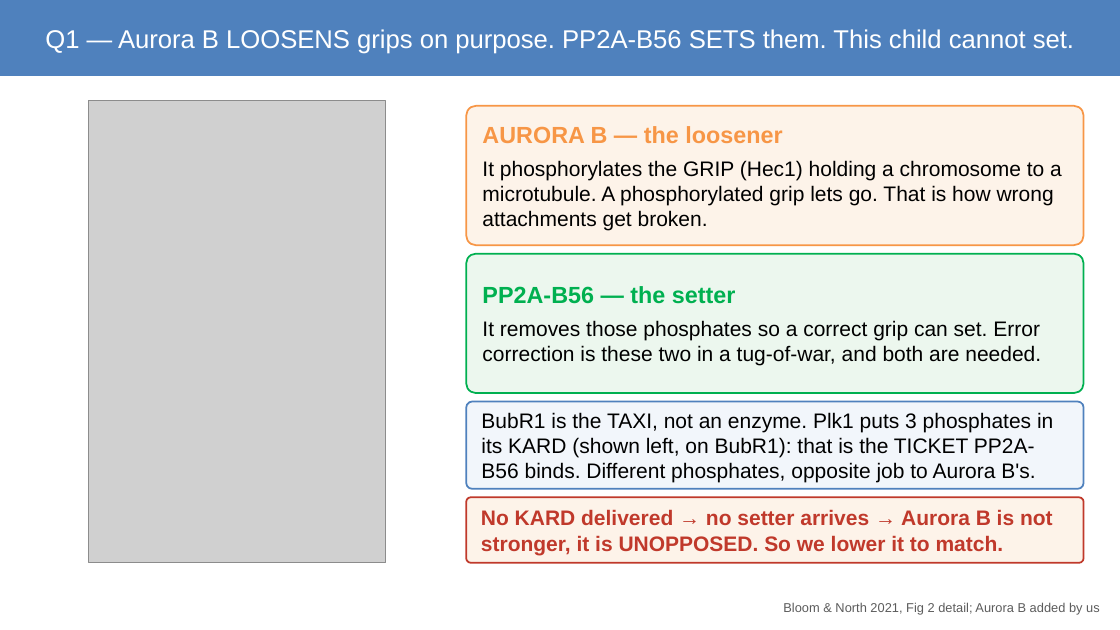
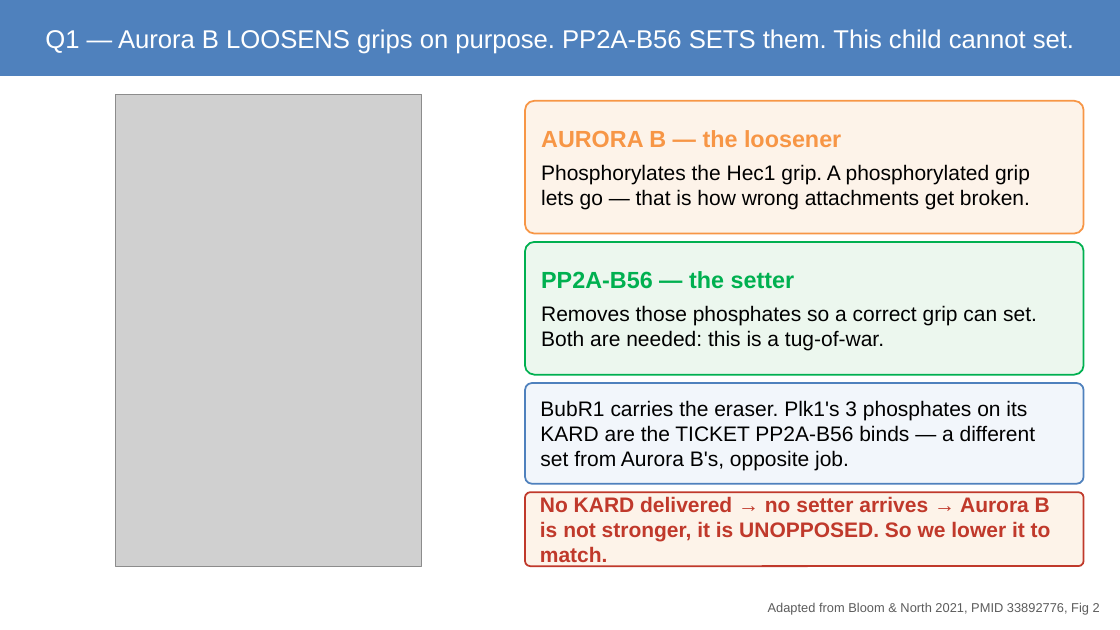
Before and after one commit to asheus/mva-track2-2026, a slide deck: slide 6 of docs/mva/MVA-Track2.pptx. Drawn at 1120x630 pixels with LibreOffice and Linux fonts; fonts in the diff are those of the drawing; grey boxes stand for pictures. Boxes give left, top, right and bottom in pixels: in the first picture for what was removed or moved away, otherwise in the second. Text is boxed around its words. In the diff, an @@ line names an element or a change of style, - is before the commit and + after.

Commit message:
Deck: label Hec1 and the grip on the mechanism slide

```diff
--- a/docs/mva/MVA-Track2.pptx
+++ b/docs/mva/MVA-Track2.pptx
@@ picture: place and size @@
-picture at [89,101,386,563]
+picture at [116,94,422,566]
@@ rounded rectangle "AURORA B — the loosener": place and size @@
-rounded rectangle "AURORA B — the loosener" at [466,106,1084,245]
+rounded rectangle "AURORA B — the loosener" at [525,101,1084,234]
@@ text in rounded rectangle at [541,164,1030,210]: text changed @@
-It phosphorylates the GRIP (Hec1) holding a chromosome to a microtubule. A phosphorylated grip lets go. That is how wrong attachments get broken.
+Phosphorylates the Hec1 grip. A phosphorylated grip lets go — that is how wrong attachments get broken.
@@ rounded rectangle "PP2A-B56 — the setter": place and size @@
-rounded rectangle "PP2A-B56 — the setter" at [466,254,1084,393]
+rounded rectangle "PP2A-B56 — the setter" at [525,242,1084,375]
@@ text in rounded rectangle at [541,305,1037,351]: text changed @@
-It removes those phosphates so a correct grip can set. Error correction is these two in a tug-of-war, and both are needed.
+Removes those phosphates so a correct grip can set. Both are needed: this is a tug-of-war.
@@ rounded rectangle "BubR1 carries the eraser. Plk1's ...": place and size @@
-rounded rectangle "BubR1 carries the eraser. Plk1's ..." at [466,402,1084,489]
+rounded rectangle "BubR1 carries the eraser. Plk1's ..." at [525,383,1084,484]
@@ text in rounded rectangle at [540,400,1035,471]: text changed @@
-BubR1 is the TAXI, not an enzyme. Plk1 puts 3 phosphates in its KARD (shown left, on BubR1): that is the TICKET PP2A-B56 binds. Different phosphates, opposite job to Aurora B's.
+BubR1 carries the eraser. Plk1's 3 phosphates on its KARD are the TICKET PP2A-B56 binds — a different set from Aurora B's, opposite job.
@@ rounded rectangle "No KARD delivered → no ...": place and size @@
-rounded rectangle "No KARD delivered → no ..." at [466,497,1084,563]
+rounded rectangle "No KARD delivered → no ..." at [525,492,1084,566]
@@ text at [768,602,1100,614]: text changed @@
-Bloom & North 2021, Fig 2 detail; Aurora B added by us
+Adapted from Bloom & North 2021, PMID 33892776, Fig 2
```
Also in this commit, not shown: 1 other file.
